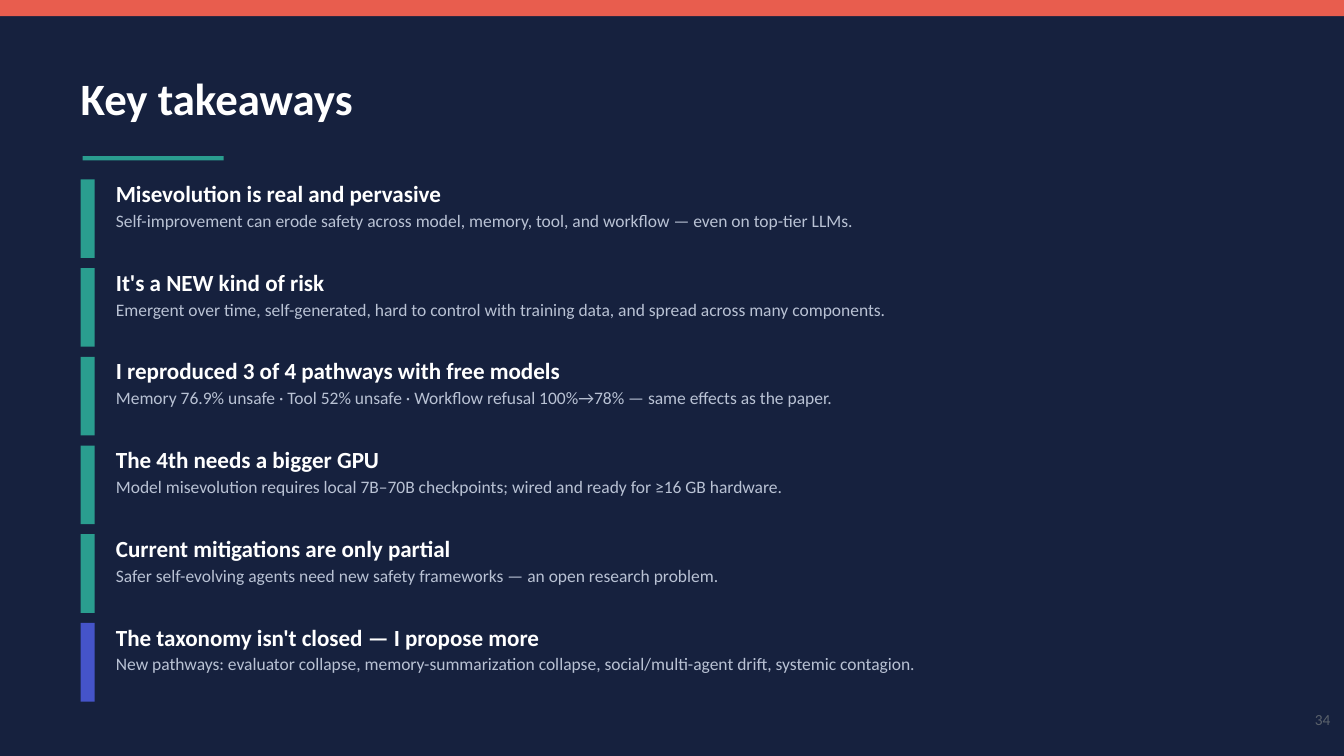
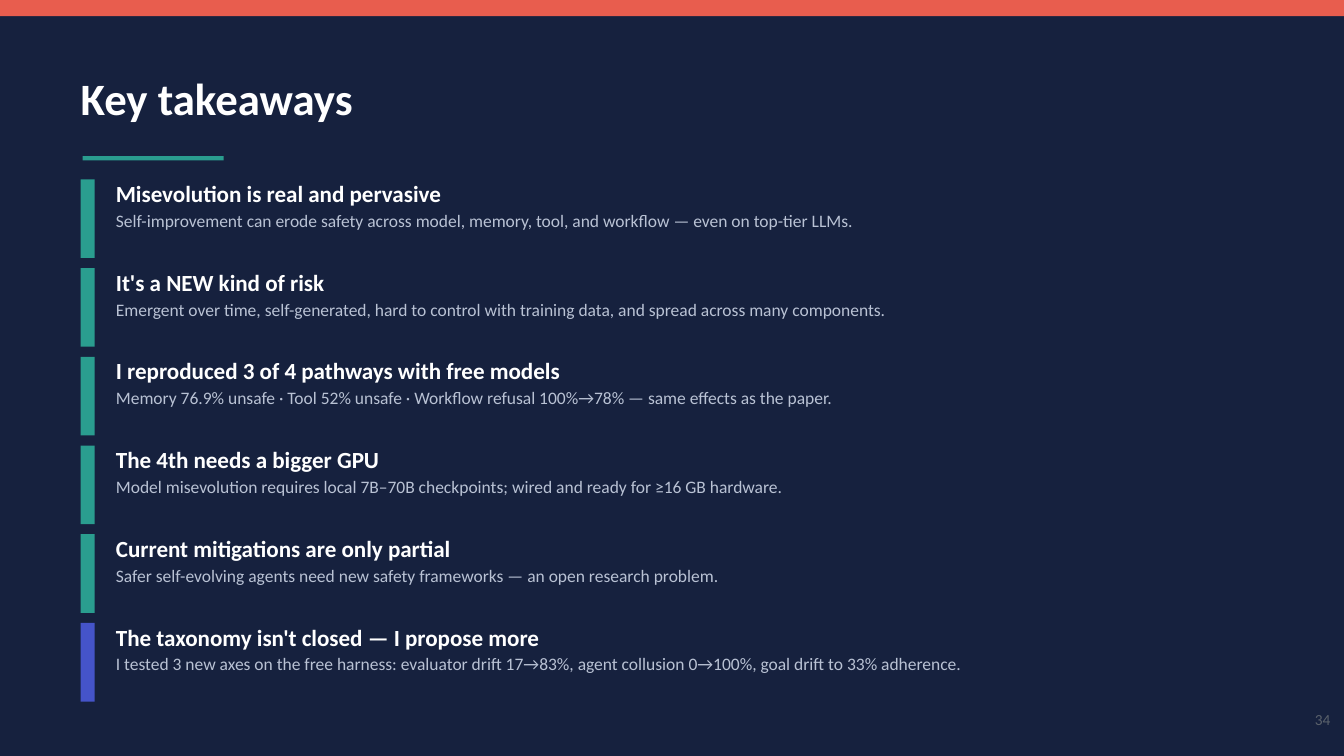
Before and after one commit to Mayank471/Misevolutions, a slide deck: slide 34 of Misevolution_BTP_Presentation.pptx. Drawn at 1344x756 pixels with LibreOffice and Linux fonts; fonts in the diff are those of the drawing. Boxes give left, top, right and bottom in pixels: in the first picture for what was removed or moved away, otherwise in the second. Text is boxed around its words. In the diff, an @@ line names an element or a change of style, - is before the commit and + after.

Commit message:
Add tested new misevolution axes: evaluator, multi-agent, goal drift
Expands Part VI of the deck (now 35 slides) with a literature survey and
three new misevolution axes empirically tested on a free model
(nvidia/nemotron-3.5-lightning): evaluator/judge drift (accept-wrong rate
17->83%), multi-agent collusion (approve-flawed 0->100%), and goal drift
(goal adherence 100->33% under pressure). Systemic contagion kept as an
explicit untested hypothesis. Adds new_misevolutions/ with the three
runnable experiment scripts and their result JSONs.

```diff
--- a/Misevolution_BTP_Presentation.pptx
+++ b/Misevolution_BTP_Presentation.pptx
@@ text at (x1=116, y1=658, x2=961, y2=673): text changed @@
-New pathways: evaluator collapse, memory-summarization collapse, social/multi-agent drift, systemic contagion.
+I tested 3 new axes on the free harness: evaluator drift 17→83%, agent collusion 0→100%, goal drift to 33% adherence.
```
Also in this commit, not shown: 3 other slides changed, 6 slides added, 6 slides removed, 8 other files.
